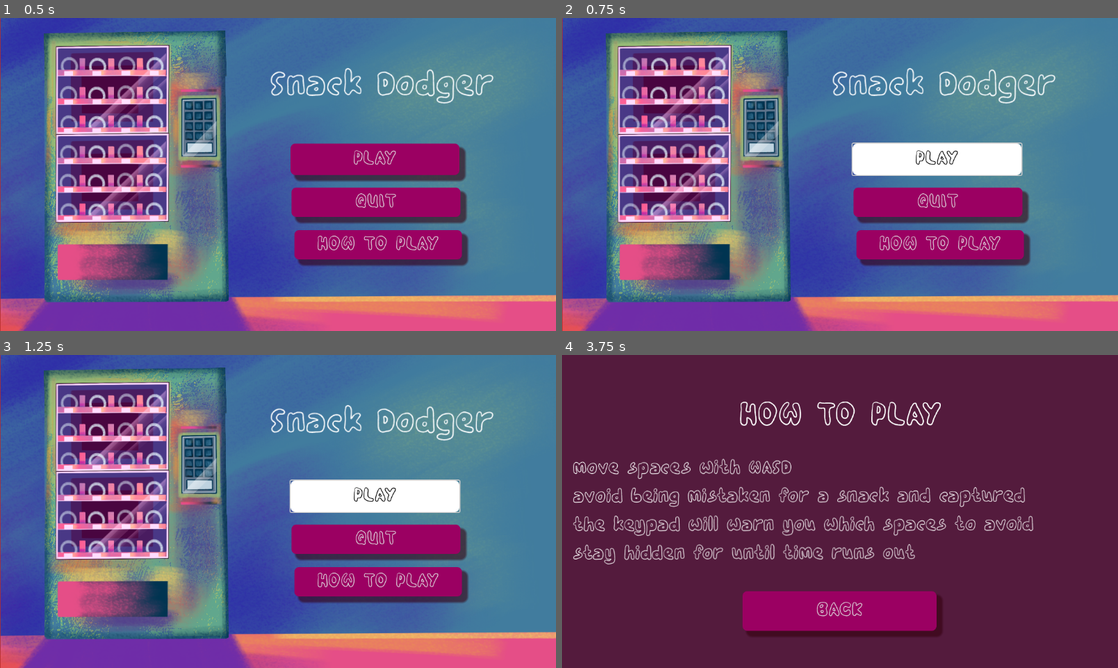
Above: before the commit, frames 1-4 (two rows, left to right).
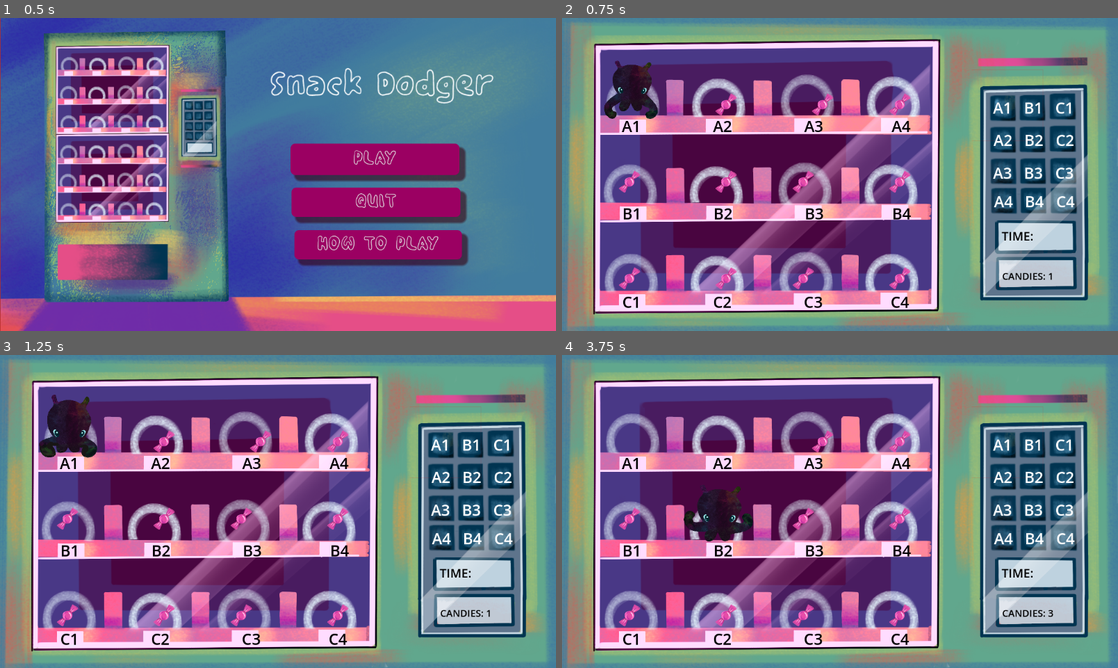
Above: after the commit, the same moments.

Repository: therealteaparty/Final-Project
Game: Godot game, scene res://UI/main.tscn
Two runs of this game, one before a commit and one after it. Both use one fixed random seed, a clock stepped at 60 frames per second and the inputs below.
Inputs (mouse positions are in pixels of both pictures, inside the frame that each line leads up to):
- Up to frame 1 (0.5 s): no input
- Up to frame 2 (0.75 s): click "PLAY" at 0.5 s
- Up to frame 3 (1.25 s): no input
- Up to frame 4 (3.75 s): click (934, 495) at 1.25 s, where only the run before the commit has a clickable "PLAY"; click (940, 580) at 2 s, where only the run before the commit has a clickable "HOW TO PLAY"; hold D (right) 2.78-3.53 s; hold S (down) from 3.53 s (still down)

Frame 1 is identical in both runs. In frame 2, 94% of the frame differs, in the area x 0-100%, y 0-100%; in frame 3, 94%; in frame 4, 94%.

Commit message:
Update level1.tscn

Diff:
--- a/Levels/level1.tscn
+++ b/Levels/level1.tscn
@@ -6,7 +6,6 @@
 [ext_resource type="Texture2D" uid="uid://x005f4baxuct" path="res://Assets/rings.png" id="3_kmty0"]
 [ext_resource type="Texture2D" uid="uid://bs8xwg3miote6" path="res://Assets/Untitled_Artwork (16).png" id="5_ssol1"]
 [ext_resource type="PackedScene" uid="uid://bnx0getl4e8be" path="res://UI/pause.tscn" id="5_tr6vn"]
-
 [ext_resource type="SpriteFrames" uid="uid://ryhhj4lnr5gq" path="res://Assets/flashing.tres" id="6_etrxy"]
 [ext_resource type="Script" path="res://Player/Candies.gd" id="6_ud00q"]
 [ext_resource type="Script" path="res://Levels/Camera2D.gd" id="7_f50oh"]
@@ -199,7 +198,6 @@
 visible = false
 
 [node name="Chosen_Space" type="Timer" parent="."]
-wait_time = 0.7
 
 [node name="Countdown" type="Timer" parent="."]
 wait_time = 60.0
@@ -303,8 +301,6 @@
 [node name="SpaceA1" type="AnimatedSprite2D" parent="."]
 position = Vector2(1204, 246)
 scale = Vector2(0.3125, 0.3125)
-
-sprite_frames = SubResource("SpriteFrames_rny2x")
 
 [node name="SpaceA2" type="AnimatedSprite2D" parent="."]
 position = Vector2(1200, 157)
